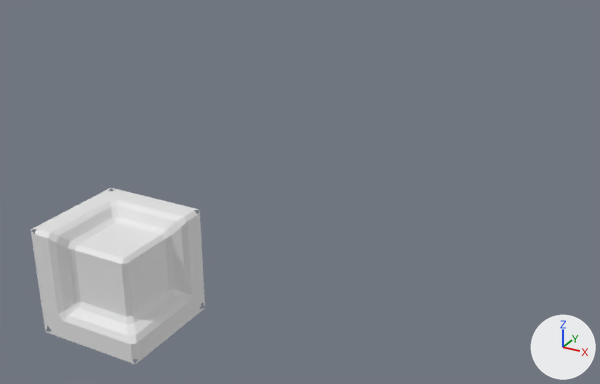
One commit to the FBX model Assets/Models/BoxForHole.fbx: the scene before it, then after it.
One viewpoint serves both versions: a camera (50 mm lens) standing at (17.8, -19.4, 16.2) and looking at (-1.5, 15.7, -1.3). Arrows for +X, +Y and +Z are at lower right; the lights stay in place. Materials are left out; every surface is plain grey. Where no turn or scale is listed for an object, it has been applied to the vertices.
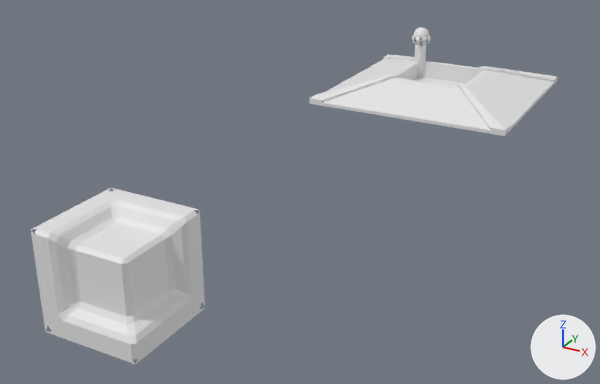
The newer file is also turned or shifted as a whole; pictures and numbers use the older file's frame.

The change, as a list of edits to the scene's bpy script:
```text
Add me_cube_001:
    me_cube_001.from_pydata(...)  # 1062 vertices, 1060 faces; spans x -6.36..6.36, y -6.36..6.36, z -1.05..2.62
Add ob_cube_001:
    ob_cube_001 = bpy.data.objects.new('Cube.001', me_cube_001)
    ob_cube_001.location = (0.0, 32.04, 1.04)
```

Pixel boxes [x1, y1, x2, y2] of what changed, in the pictures (600 x 384 px):
'Cube.001', added
    after: [309, 27, 557, 136]
